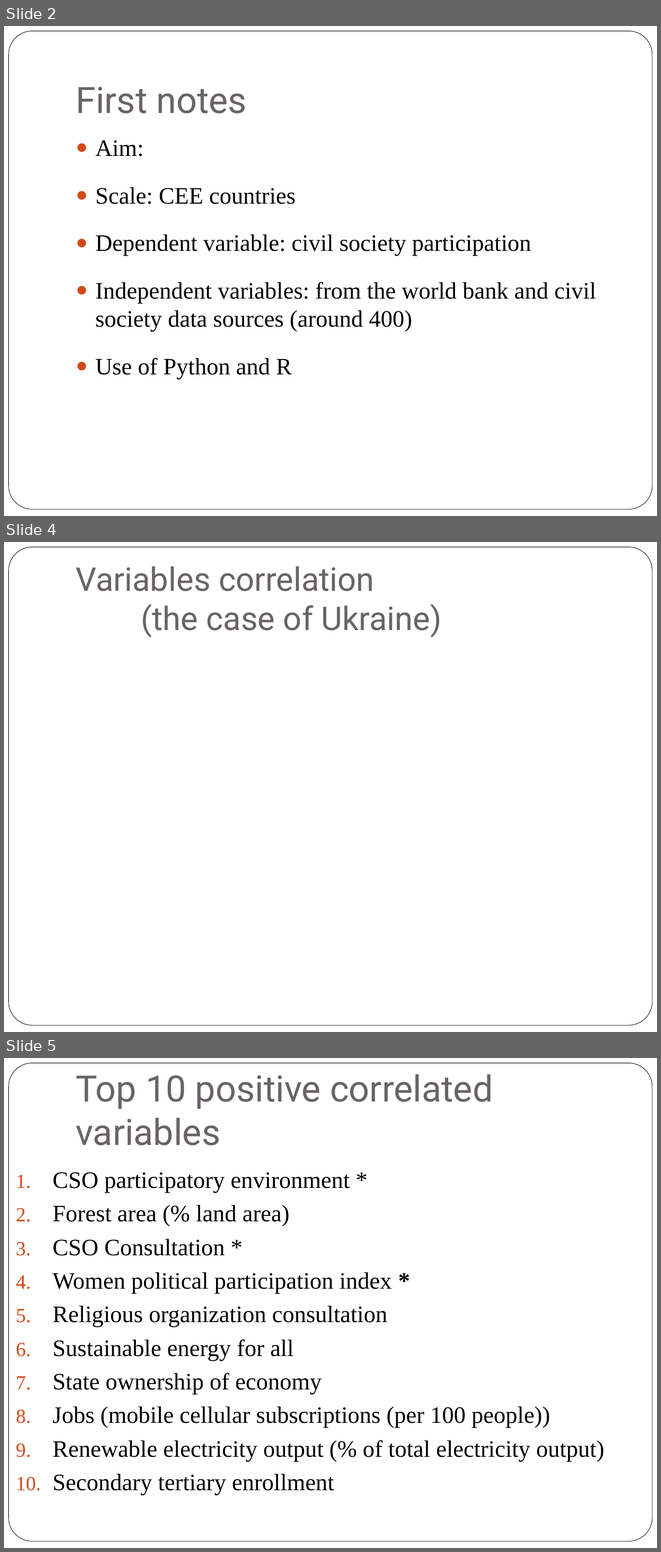
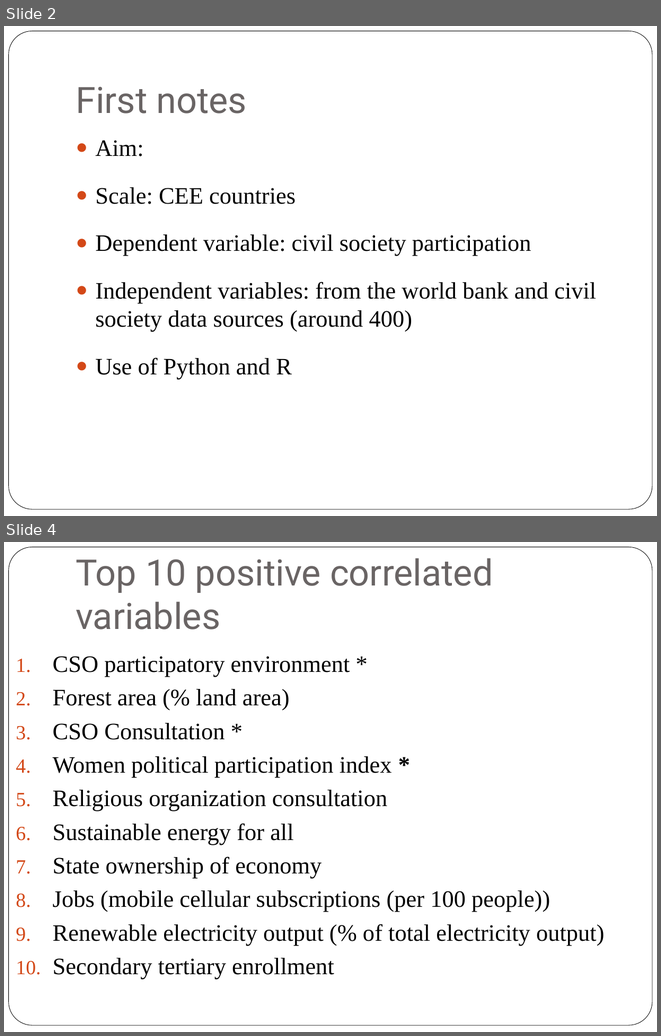
Before and after one commit to MichalMilkowski1989/Datathon-Vienna-2018, a slide deck: OpenGovData/Teams/InequalityTeam/DatathonPresentation.pptx. Shown one above the other, each under a label of ours: slides 2, 4 and 5 before the commit, slides 2 and 4 after it; the slides between them are not shown. The pictures are 661x1552 and 661x1036 pixels, drawn with LibreOffice and Linux fonts; fonts in the diff are those of the drawing. Boxes give left, top, right and bottom in pixels: in the first picture for what was removed or moved away, otherwise in the second. Text is boxed around its words. In the diff, an @@ line names an element or a change of style, - is before the commit and + after.

```diff
--- a/OpenGovData/Teams/InequalityTeam/DatathonPresentation.pptx
+++ b/OpenGovData/Teams/InequalityTeam/DatathonPresentation.pptx
@@ slide 4 removed at (4, 542, 657, 1032), background #FFFFFF; not listed: 1 template element that a slide beside it also shows @@
@@ title removed at (76, 566, 442, 637) @@
-Variables correlation
-(the case of Ukraine)
@@ what was slide 5 is now slide 4 @@
```
Also in this commit, not shown: 2 slides changed, 6 slides added, 1 other file.
